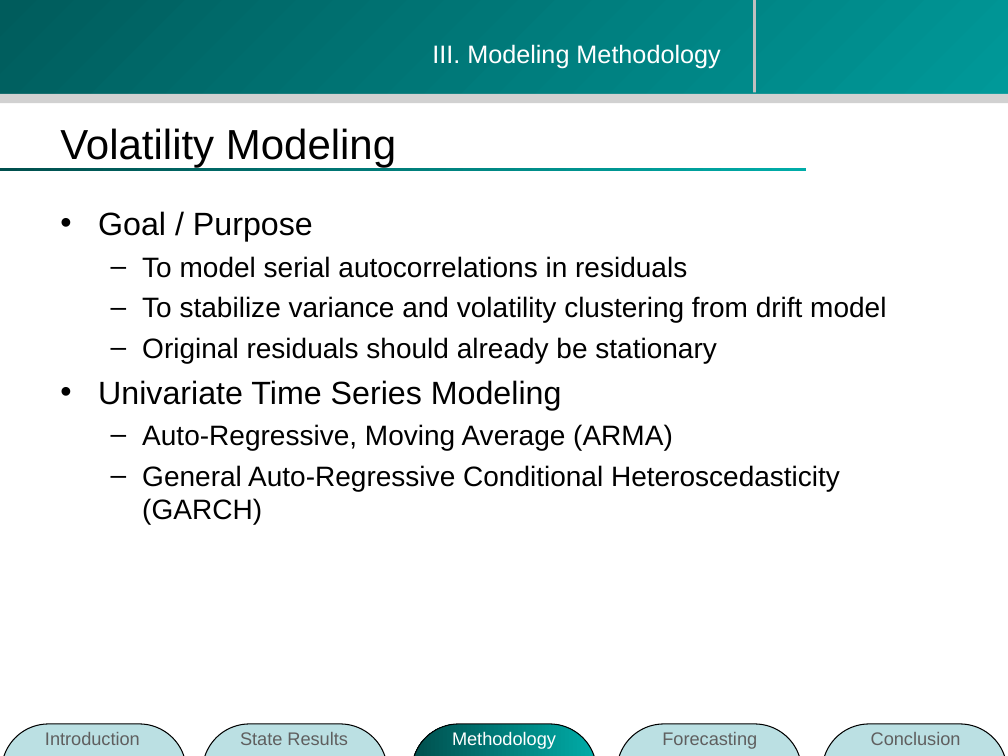
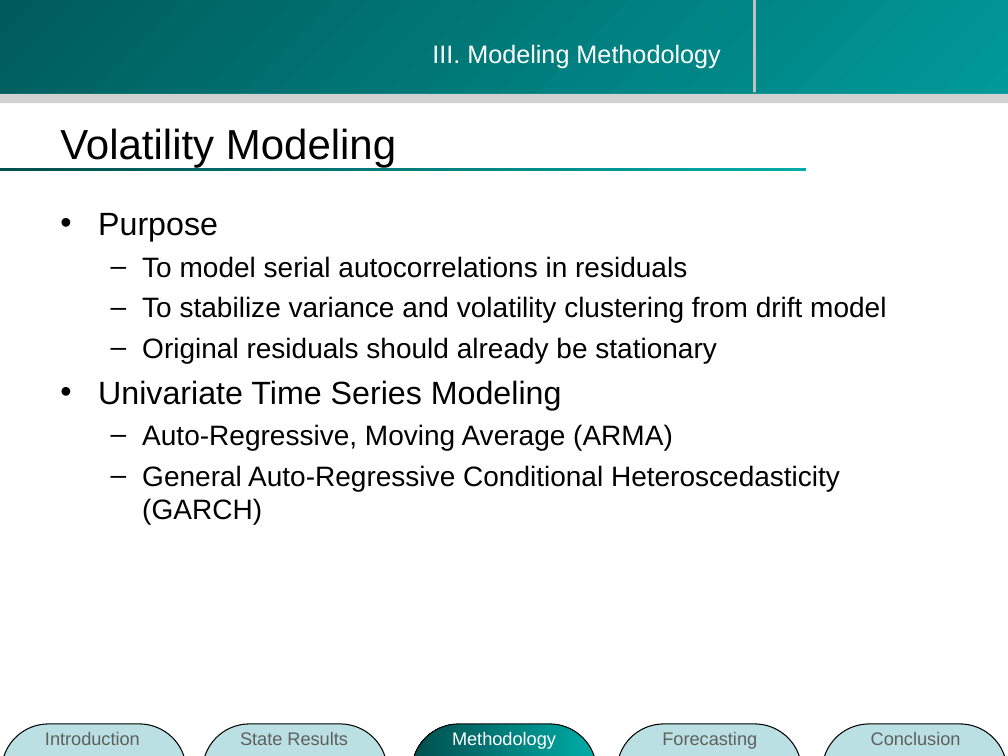
Before and after one commit to zhouzhenghui/svnrepository, a slide deck: slide 22 of SVNRepository/Presentation/M.Eng Final Presentation-take2.ppt. Drawn at 1008x756 pixels with LibreOffice and Linux fonts; fonts in the diff are those of the drawing; background and template pictures are left out. Boxes give left, top, right and bottom in pixels: in the first picture for what was removed or moved away, otherwise in the second. Text is boxed around its words. In the diff, an @@ line names an element or a change of style, - is before the commit and + after.

```diff
--- a/SVNRepository/Presentation/M.Eng Final Presentation-take2.ppt
+++ b/SVNRepository/Presentation/M.Eng Final Presentation-take2.ppt
@@ text at (98,213,218,241): text changed @@
-• Goal / Purpose
+• Purpose
```
Also in this commit, not shown: 1 other slide changed.
